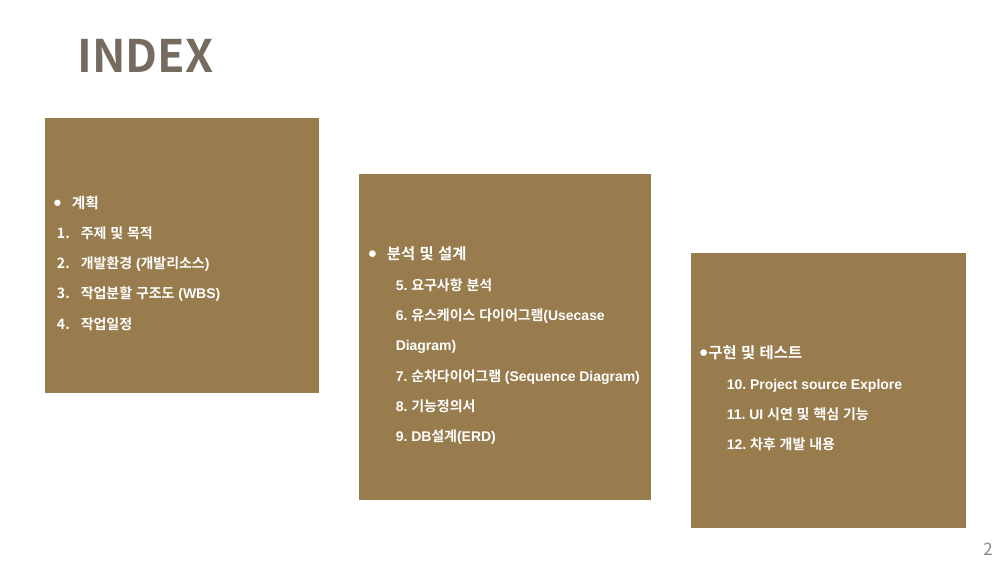
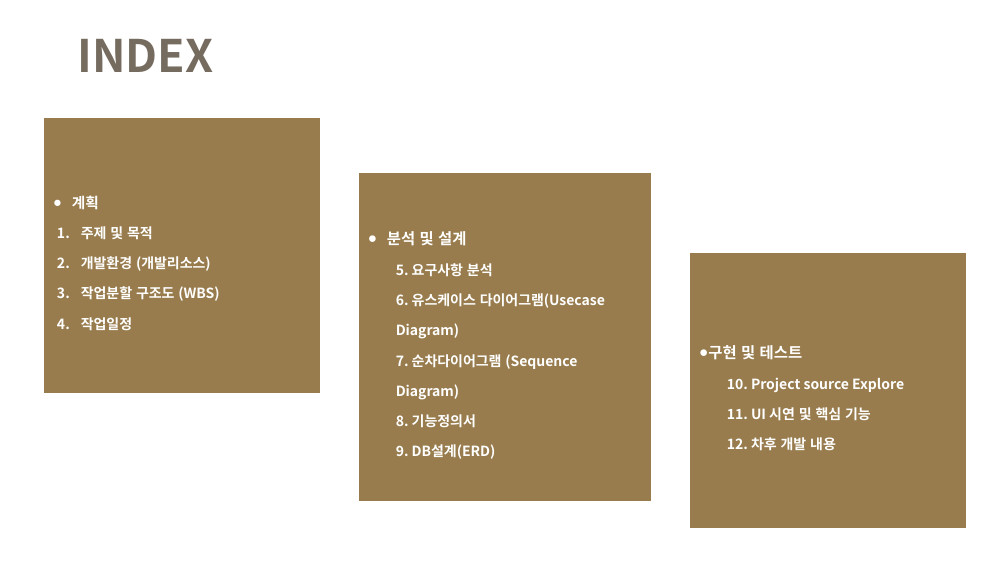
Before and after one commit to houn7145/class, a slide deck: slide 2 of project/EX/ppt가본.pptx. Drawn at 1008x567 pixels with LibreOffice and Linux fonts; fonts in the diff are those of the drawing. Boxes give left, top, right and bottom in pixels: in the first picture for what was removed or moved away, otherwise in the second. Text is boxed around its words. In the diff, an @@ line names an element or a change of style, - is before the commit and + after.

Commit message:
project

```diff
--- a/project/EX/ppt가본.pptx
+++ b/project/EX/ppt가본.pptx
@@ font Arial to Noto Sans CJK KR; outline #FFFFFF 2 pt to #FFFFFF 1.5 pt in 3 elements at (43, 117, 322, 395), (358, 172, 652, 502), (689, 252, 968, 530) @@
@@ page number removed at (983, 542, 992, 555) @@
-2
```
Also in this commit, not shown: 21 other slides changed, 2 slides added, 2 slides removed, 9 other files.
